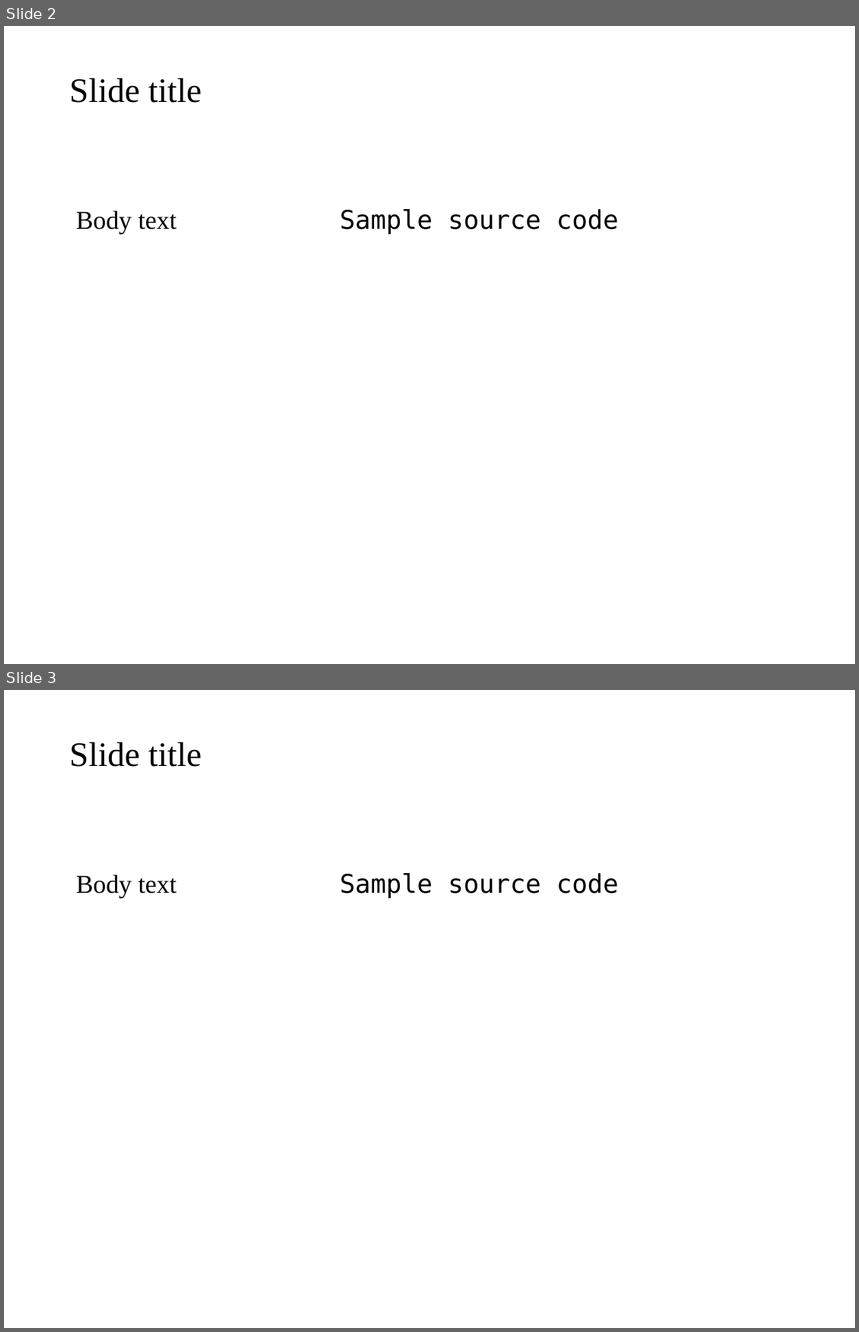
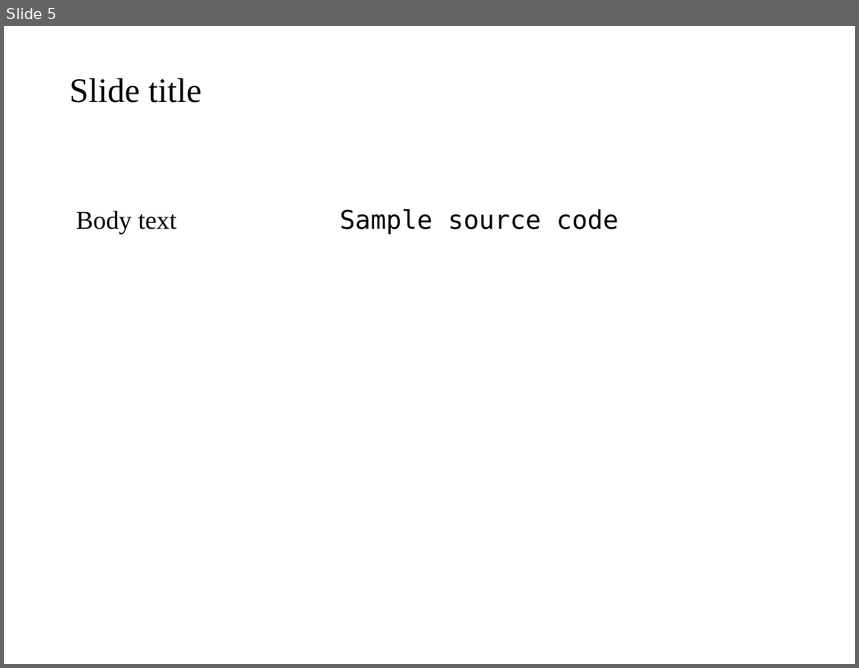
Before and after one commit to cschreiner/lli_undef_fix_admin, a slide deck: doc/poster/2015feb_grad_visit.draft.odp. Shown one above the other, each under a label of ours: slides 2 and 3 before the commit, slide 5 after it. The pictures are 859x1332 and 859x668 pixels, drawn with LibreOffice and Linux fonts; fonts in the diff are those of the drawing. Boxes give left, top, right and bottom in pixels: in the first picture for what was removed or moved away, otherwise in the second. Text is boxed around its words. In the diff, an @@ line names an element or a change of style, - is before the commit and + after.

```diff
--- a/doc/poster/2015feb_grad_visit.draft.odp
+++ b/doc/poster/2015feb_grad_visit.draft.odp
@@ slide 3 removed at bbox=[4, 690, 855, 1328], background #FFFFFF @@
@@ text removed at bbox=[69, 742, 202, 767] @@
-Slide title
@@ text removed at bbox=[76, 875, 177, 898] @@
-Body text
@@ text removed at bbox=[340, 873, 619, 898] @@
-Sample source code
@@ what was slide 2 is now slide 5 @@
```
Also in this commit, not shown: 3 slides added.
